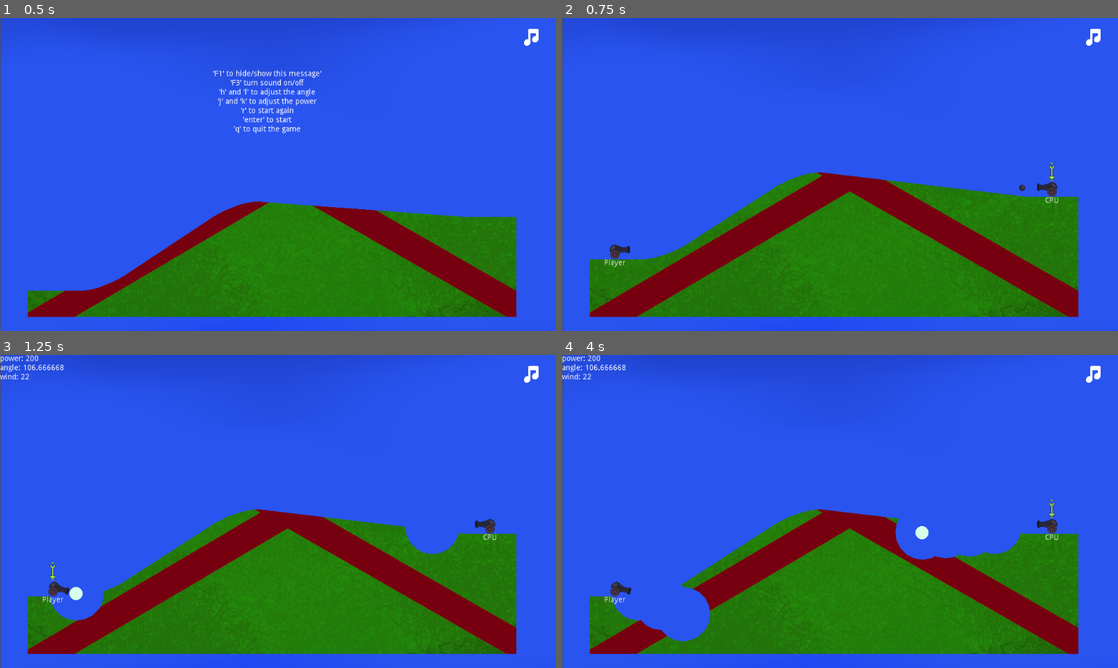
Above: before the commit, frames 1-4 (two rows, left to right).
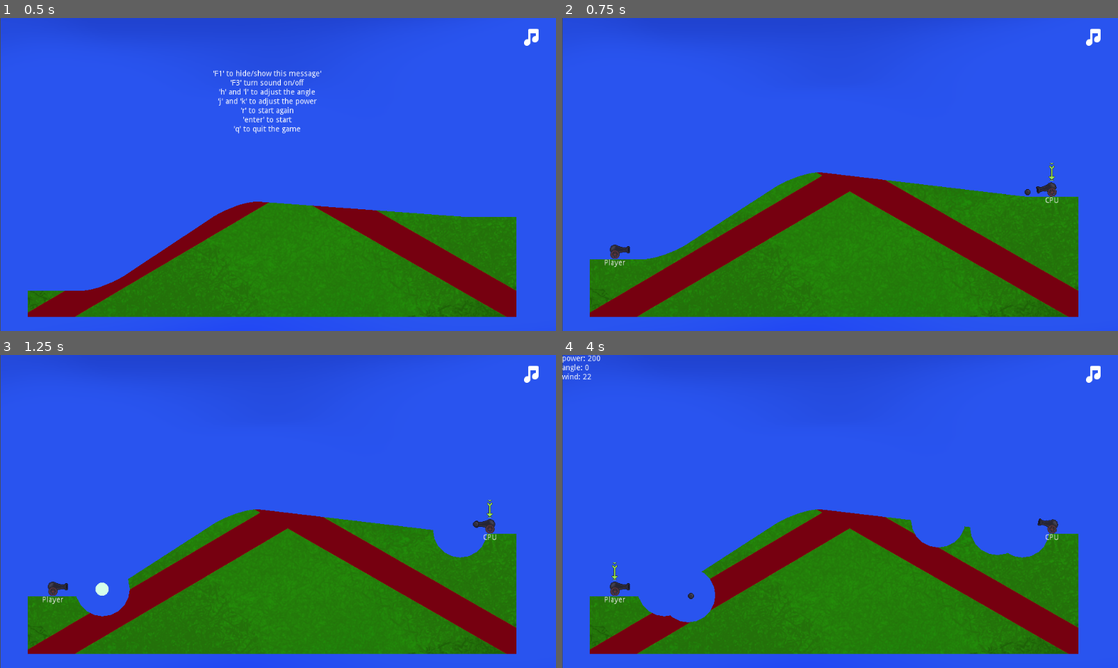
Above: after the commit, the same moments.

Repository: brianrrichter/gd_cannon
Game: Godot game, scene res://Main.tscn
The game is run twice, just before and just after one commit, with the same random seed, the same clock (stepped at 60 frames per second) and the same inputs. The engine's default icon, where the game draws it, is replaced by a stand-in: a white triangle on a blue panel in a dark square.
Inputs:
- Up to frame 1 (0.5 s): no input
- Up to frame 2 (0.75 s): tap Enter at 0.5 s; hold L from 0.53 s (still down)
- Up to frame 3 (1.25 s): keep holding L; tap Space at 0.77, 1.07 s; tap H at 0.8 s
- Up to frame 4 (4 s): release L at 1.28 s; tap H at 1.35, 3.05 s; tap Space at 1.52, 1.55, 1.82, 2.1, 2.75, 3.02, 3.32, 3.77, 3.8 s; hold L 2.03-2.78 s; tap L at 2.85 s; hold H from 3.53 s (still down)

Frame 1 is identical in both runs. In frame 2, less than 0.1% of the frame differs, in the area x 82-90%, y 52-58%; in frame 3, 2.1%; in frame 4, 3.1%, in the area x 4-90%, y 3-92%.

Commit message:
* dev: play vs cpu * dev: adjusted angle for both players

Diff:
--- a/scripts/Main.gd
+++ b/scripts/Main.gd
@@ -54,13 +54,34 @@
 	var rand_player1_type = randi() % 2
 	var rand_player2_type = (rand_player1_type + 1) % 2 #human vs cpu, choose the type wich is not the player1 type
 
-	var player1 = create_new_player("Player" if rand_player1_type == Globals.player_type.HUMAN else "CPU", $Floor.getSpotPosition(0), rand_player1_type) #Globals.player_type.HUMAN)
-	var player2 = create_new_player("Player" if rand_player2_type == Globals.player_type.HUMAN else "CPU", $Floor.getSpotPosition(1), rand_player2_type) #Globals.player_type.CPU)
+	var player1
+	var player2
+
+	var human_vs_human = false
+	var cpu_vs_cpu = false
+
+	if human_vs_human:
+		player1 = create_new_player("Player", $Floor.getSpotPosition(0),  Globals.player_type.HUMAN)
+		player2 = create_new_player("Player", $Floor.getSpotPosition(1),  Globals.player_type.HUMAN)
+	else :
+		if cpu_vs_cpu:
+			player1 = create_new_player("CPU", $Floor.getSpotPosition(0),  Globals.player_type.CPU)
+			player2 = create_new_player("CPU", $Floor.getSpotPosition(1),  Globals.player_type.CPU)
+		else :
+			player1 = create_new_player("Player" if rand_player1_type == Globals.player_type.HUMAN else "CPU", $Floor.getSpotPosition(0), rand_player1_type) #Globals.player_type.HUMAN)
+			player2 = create_new_player("Player" if rand_player2_type == Globals.player_type.HUMAN else "CPU", $Floor.getSpotPosition(1), rand_player2_type) #Globals.player_type.CPU)
+
+	player1.enemy_position = player2.position
+	player2.enemy_position = player1.position
 
 	if player1.position.x < player2.position.x:
+#		player1.scale.x = 1
+#		player2.scale.x = -1
 		player1.set_direction(1)
 		player2.set_direction(-1)
 	else:
+#		player1.scale.x = -1
+#		player2.scale.x = 1
 		player1.set_direction(-1)
 		player2.set_direction(1)
 
@@ -114,14 +135,6 @@
 			$instructionsLabel.hide()
 			game_state = INITIALIZING
 	elif game_state == WAITING_INPUT:
-#		var curr = get_current_player()
-#		if curr != null and curr.type == Globals.player_type.CPU:
-#			var items = curr.shoot()
-#			for i in items:
-#				resolvable_items.append(i)
-#				i.connect("destroyed", $Floor, "projectile_destroyed", [i])
-#
-#			game_state = RESOLVING
 		if event is InputEventKey and event.scancode == KEY_SPACE and event.pressed == false:
 			var curr = get_current_player()
 			if curr != null:
@@ -205,9 +218,9 @@
 			curr.velocity = curr.velocity - round(50 * delta)
 			if curr.velocity < Globals.MIN_VELOCITY:
 				curr.velocity = Globals.MIN_VELOCITY
-		if Input.is_key_pressed(KEY_L) and angle <= 360:
+		if Input.is_key_pressed(KEY_L):
 			angle = angle + (100 * delta)
-		if Input.is_key_pressed(KEY_H) and angle > 0:
+		if Input.is_key_pressed(KEY_H):
 			angle = angle - (100 * delta)
 
 		curr.set_pointing_angle(angle)
--- a/scripts/Player.gd
+++ b/scripts/Player.gd
@@ -9,11 +9,18 @@
 
 var player_name = 'player'
 
-var pointing_angle = 90.0
+var angle_max = 180
+var angle_min = -90
+
+var pointing_angle = 0.0
 var velocity = 200
 onready var cannon = $Cannon
 var direction = -1
 var type = Globals.player_type.HUMAN
+
+#feed information for non human player
+var enemy_position = Vector2(0, 0)
+var projectile_burst_position = Vector2(0, 0)
 
 
 # Called when the node enters the scene tree for the first time.
@@ -28,11 +35,12 @@
 		$currentPlayerIndication.hide()
 
 func set_pointing_angle(angle):
-	pointing_angle = angle
+	pointing_angle = max(min(angle, angle_max), angle_min)
 	rotate_deg()
 
 func rotate_deg():
-	cannon.rotation_degrees = pointing_angle -90
+#	cannon.rotation_degrees = pointing_angle -90
+	cannon.rotation_degrees = pointing_angle * direction * -1
 
 func set_direction(dir):
 	direction = dir
@@ -46,7 +54,29 @@
 #	cannon.scale.x = direction
 
 func cpu_update_aim():
-	velocity = max((velocity + 50) % Globals.MAX_VELOCITY, Globals.MIN_VELOCITY)
+	# position of the enemy
+	# position where the ball exploded
+	# burst before or after the enemy
+
+	var increment = -1
+	if enemy_position.x < position.x:
+		if projectile_burst_position.x < enemy_position.x :
+			increment = -1
+		else:
+			increment = 1
+	else:
+		if projectile_burst_position.x < enemy_position.x :
+			increment = 1
+		else:
+			increment = -1
+
+	var velocity_increment = 50 * increment
+	var angle_increment = 10 * increment
+
+	velocity = max(min((velocity + velocity_increment), Globals.MAX_VELOCITY), Globals.MIN_VELOCITY)
+
+#	pointing_angle = pointing_angle + 10
+	set_pointing_angle(pointing_angle + angle_increment)
 
 func shoot():
 	var resp = []
@@ -59,13 +89,20 @@
 
 	ball_instance.position = $Cannon/ball_spawn.global_position
 
+	ball_instance.connect("destroyed", self, "projectile_destroyed", [ball_instance])
+
 	var angle = pointing_angle
 
-	var rad_ang = (angle -90) * PI / 180
+	var rad_ang = (angle) * PI / 180
 
-	var dir = Vector2(cos(rad_ang), sin(rad_ang)) * direction
+	var dir = Vector2()
+	if direction == 1:
+		dir = Vector2(cos(rad_ang), sin(rad_ang) * -1)
+	else:
+		dir = Vector2(cos(rad_ang), sin(rad_ang)) * direction
 
 
+	print(str(" >>>>> shoot direction: ", dir))
 #	ball_instance.set_linear_velocity(dir * velocity)
 
 	ball_instance.apply_impulse(Vector2(), dir * velocity)
@@ -78,6 +115,10 @@
 	return resp
 
 
+func projectile_destroyed(projectile):
+	projectile_burst_position = projectile.position
+
+	print(str(">>>> ", player_name, " projectile burst position: ", projectile_burst_position));
 
 
 
